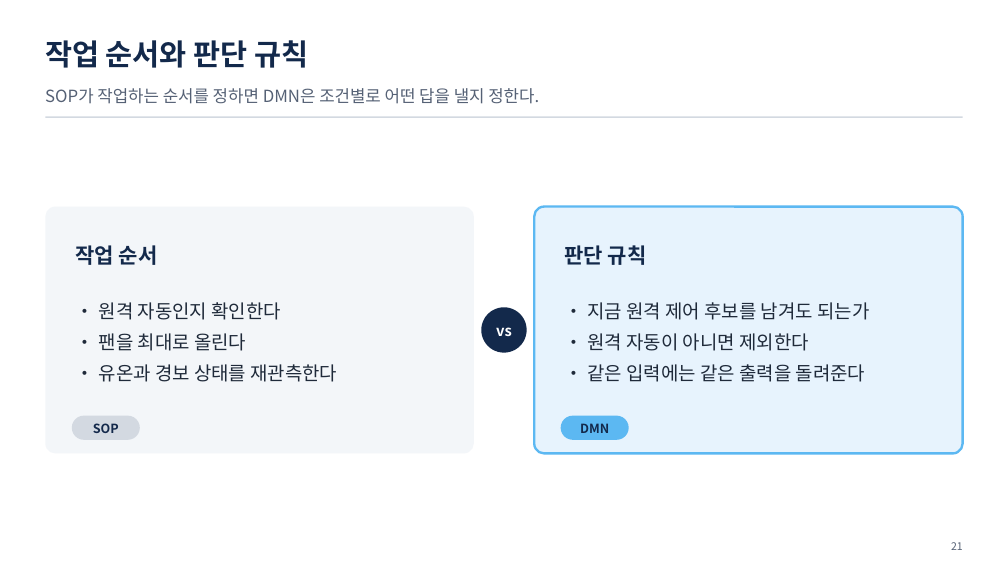
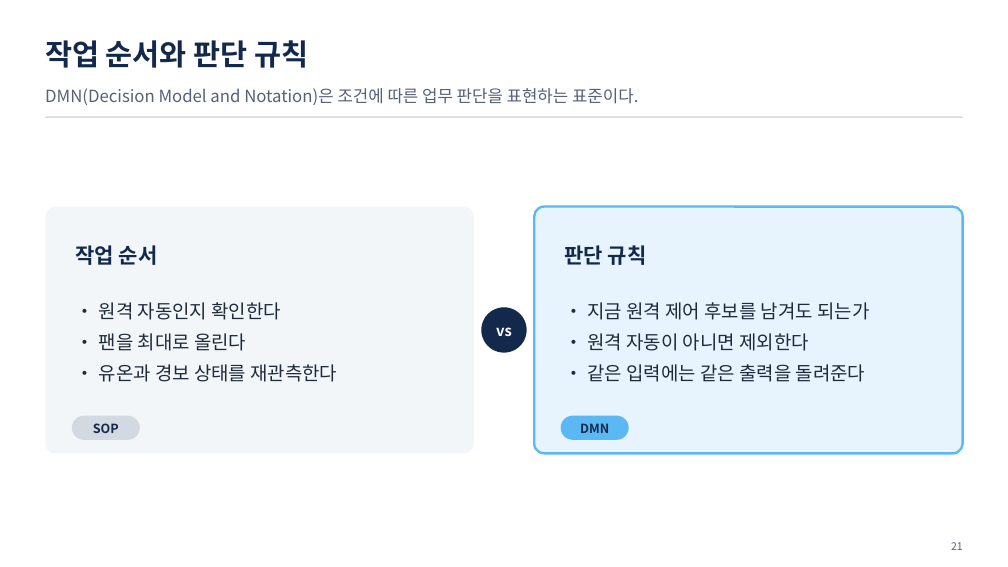
Before and after one commit to uengine-oss/hyd-iot-edu, a slide deck: slide 21 of workspace/강의제작/산출물/통합반/이론/03회차/통합반_03일차.pptx. Drawn at 1008x567 pixels with LibreOffice and Linux fonts; fonts in the diff are those of the drawing. Boxes give left, top, right and bottom in pixels: in the first picture for what was removed or moved away, otherwise in the second. Text is boxed around its words. In the diff, an @@ line names an element or a change of style, - is before the commit and + after.

Commit message:
통합 3회차 판단 규칙의 논리곱과 일치 정책을 설명하고 오프라인 대응 장을 일치시킴

```diff
--- a/workspace/강의제작/산출물/통합반/이론/03회차/통합반_03일차.pptx
+++ b/workspace/강의제작/산출물/통합반/이론/03회차/통합반_03일차.pptx
@@ text at <box>45,88,639,105</box>: text changed @@
-SOP가 작업하는 순서를 정하면 DMN은 조건별로 어떤 답을 낼지 정한다.
+DMN(Decision Model and Notation)은 조건에 따른 업무 판단을 표현하는 표준이다.
```
Also in this commit, not shown: 3 other slides changed, 4 other files.
